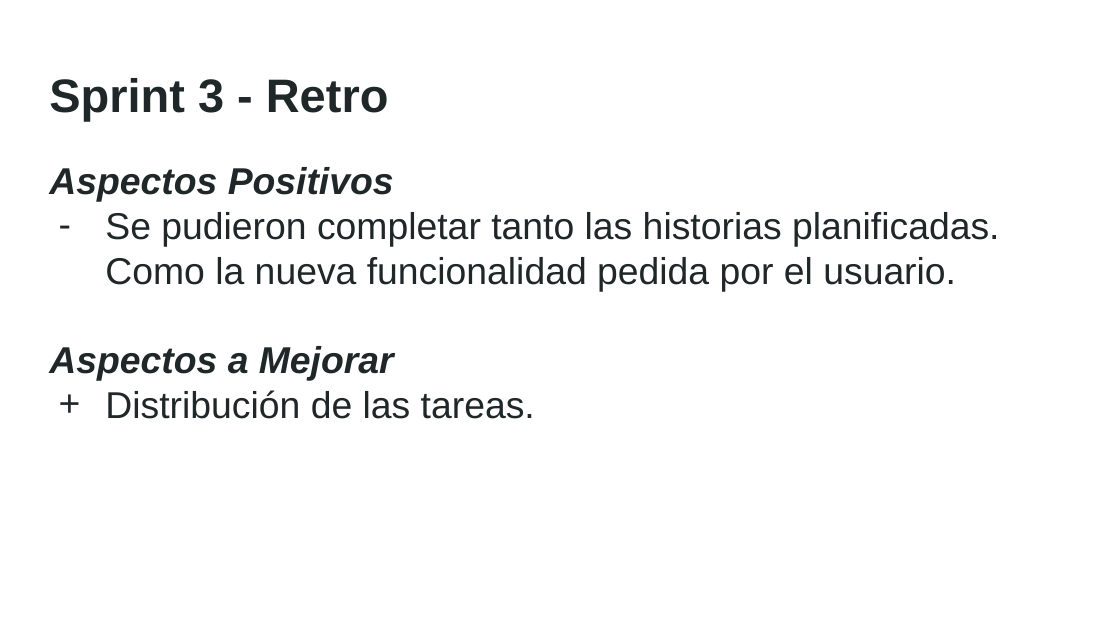
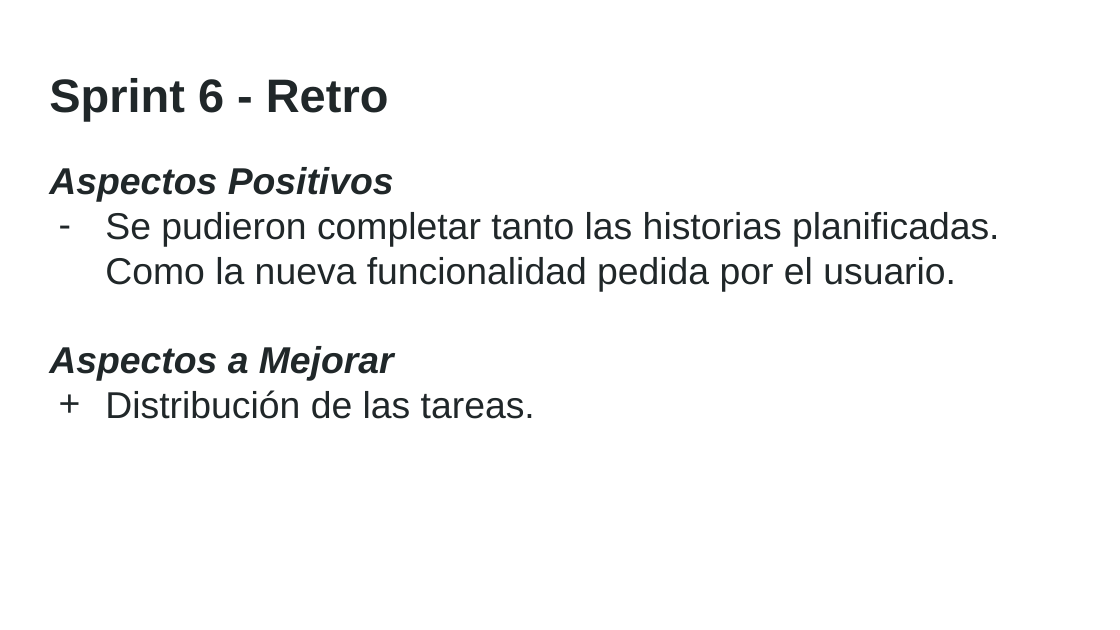
Before and after one commit to fiuba-gestion-grupo1/Artefactos, a slide deck: slide 13 of presentaciones/PPTX/Sprint 6.pptx. Drawn at 1120x630 pixels with LibreOffice and Linux fonts; fonts in the diff are those of the drawing. Boxes give left, top, right and bottom in pixels: in the first picture for what was removed or moved away, otherwise in the second. Text is boxed around its words. In the diff, an @@ line names an element or a change of style, - is before the commit and + after.

```diff
--- a/presentaciones/PPTX/Sprint 6.pptx
+++ b/presentaciones/PPTX/Sprint 6.pptx
@@ title at [49, 78, 389, 121]: text changed @@
-Sprint 3 - Retro
+Sprint 6 - Retro
```
Also in this commit, not shown: 2 other slides changed, 5 other files.
